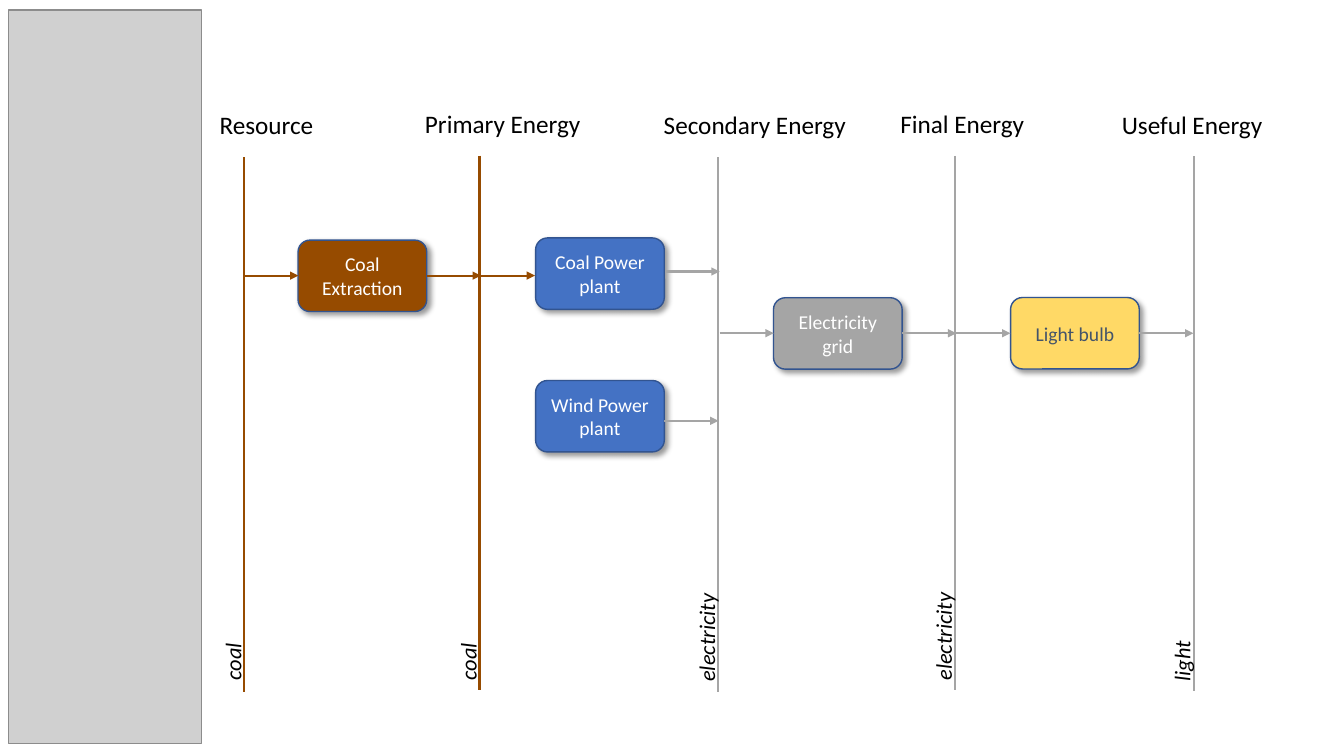
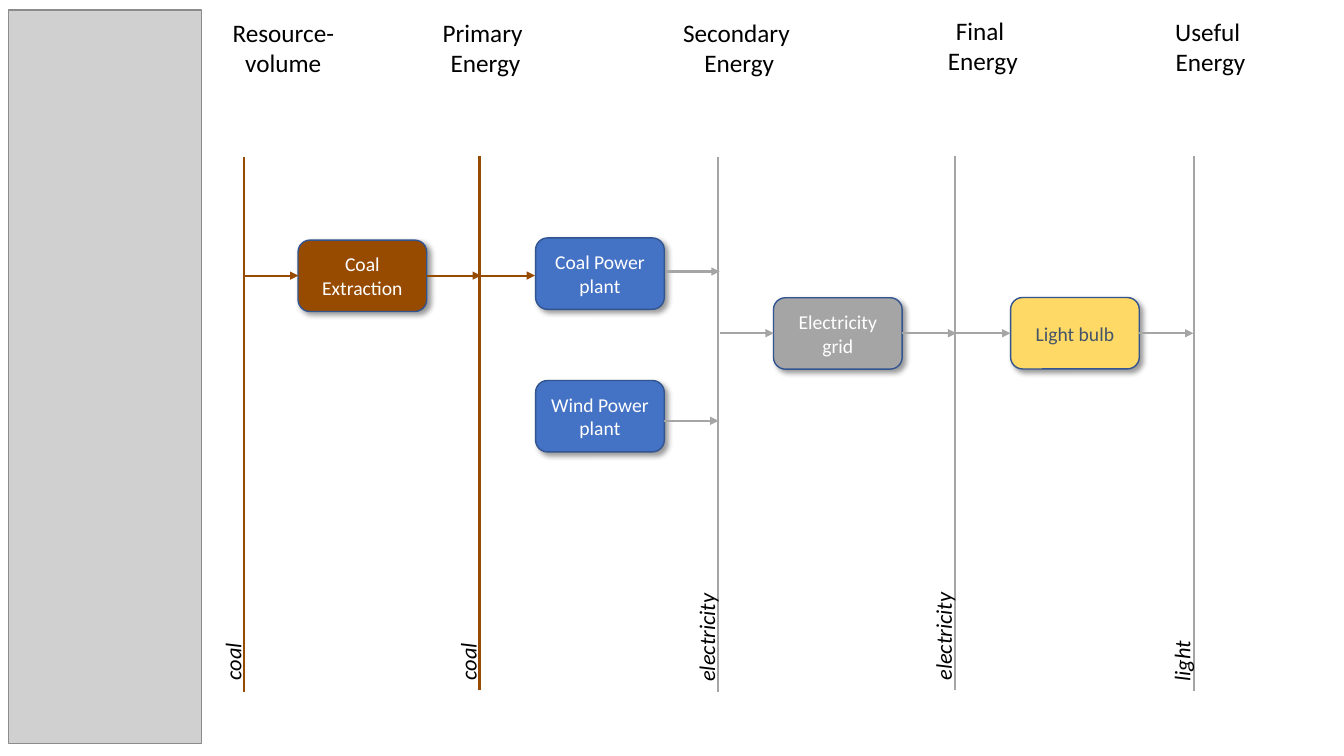
Before and after one commit to iiasa/message_ix, a slide deck: slide 4 of tutorial/westeros/_static/westeros_res.pptx. Drawn at 1344x756 pixels with LibreOffice and Linux fonts; fonts in the diff are those of the drawing; grey boxes stand for pictures. Boxes give left, top, right and bottom in pixels: in the first picture for what was removed or moved away, otherwise in the second. Text is boxed around its words. In the diff, an @@ line names an element or a change of style, - is before the commit and + after.

```diff
--- a/tutorial/westeros/_static/westeros_res.pptx
+++ b/tutorial/westeros/_static/westeros_res.pptx
@@ text at <box>233,25,334,72</box>: text changed @@
-Resource
+Resource-volume
@@ text at <box>443,24,523,77</box>: text changed @@
-Primary Energy
+Primary
+Energy
@@ text at <box>683,24,790,77</box>: text changed @@
-Secondary Energy
+Secondary
+Energy
@@ text at <box>948,22,1018,75</box>: text changed @@
-Final Energy
+Final
+Energy
@@ text at <box>1175,23,1246,76</box>: text changed @@
-Useful Energy
+Useful
+Energy
```
Also in this commit, not shown: 5 other slides changed, 2 other files.
